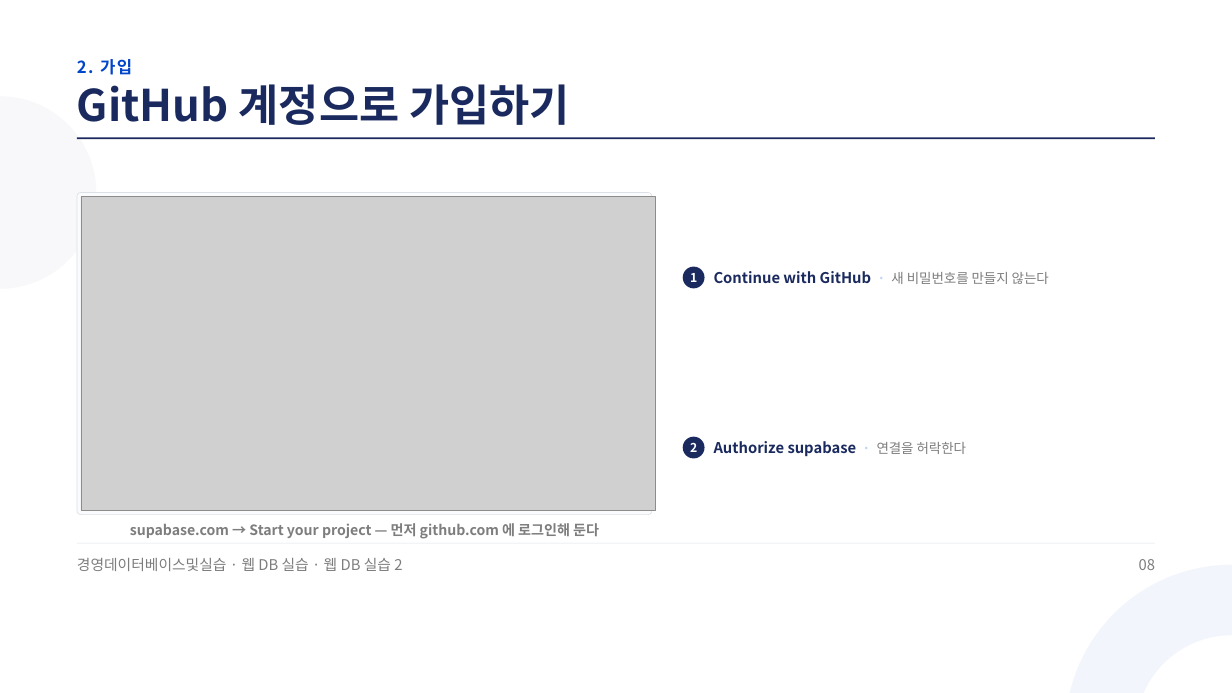
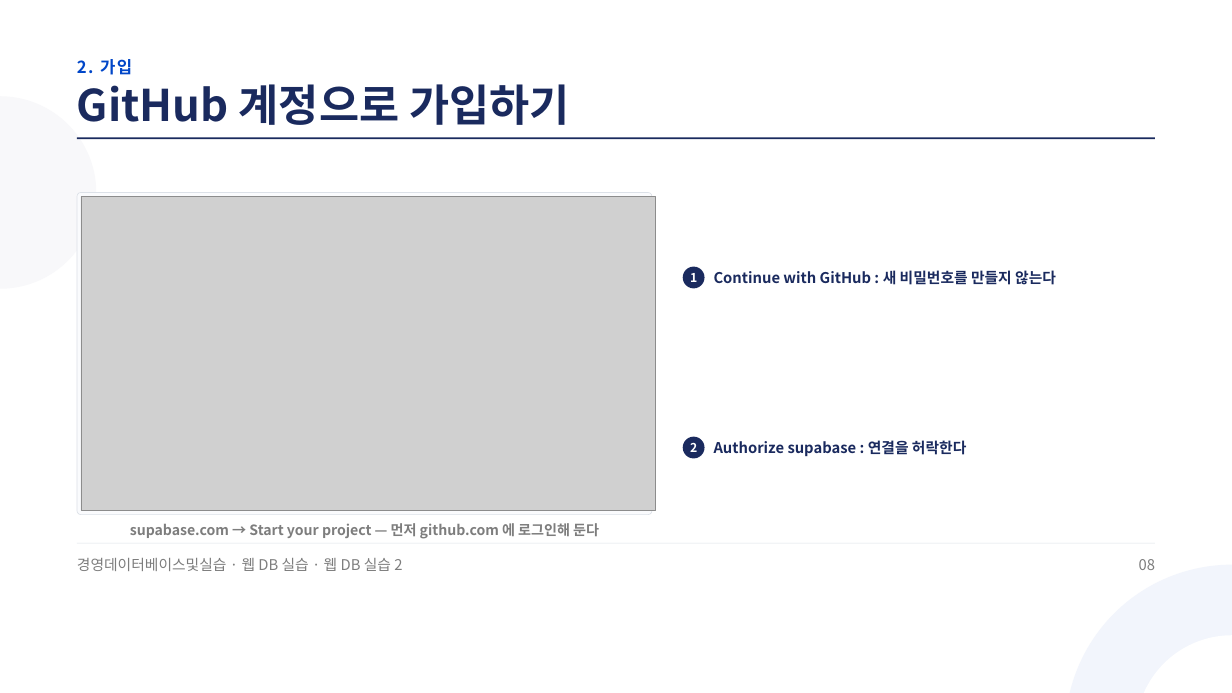
Before and after one commit to jungaistar/materials, a slide deck: slide 8 of koreatech-db/webdb/웹DB실습2_Supabase로_쇼핑몰에_DB_연결하기.pptx. Drawn at 1232x693 pixels with LibreOffice and Linux fonts; fonts in the diff are those of the drawing; grey boxes stand for pictures. Boxes give left, top, right and bottom in pixels: in the first picture for what was removed or moved away, otherwise in the second. Text is boxed around its words. In the diff, an @@ line names an element or a change of style, - is before the commit and + after.

```diff
--- a/koreatech-db/webdb/웹DB실습2_Supabase로_쇼핑몰에_DB_연결하기.pptx
+++ b/koreatech-db/webdb/웹DB실습2_Supabase로_쇼핑몰에_DB_연결하기.pptx
@@ text at bbox=[714, 270, 1056, 285]: text changed @@
-Continue with GitHub · 새 비밀번호를 만들지 않는다
+Continue with GitHub : 새 비밀번호를 만들지 않는다
@@ text at bbox=[714, 440, 966, 456]: text changed @@
-Authorize supabase · 연결을 허락한다
+Authorize supabase : 연결을 허락한다
```
Also in this commit, not shown: 12 other slides changed.
